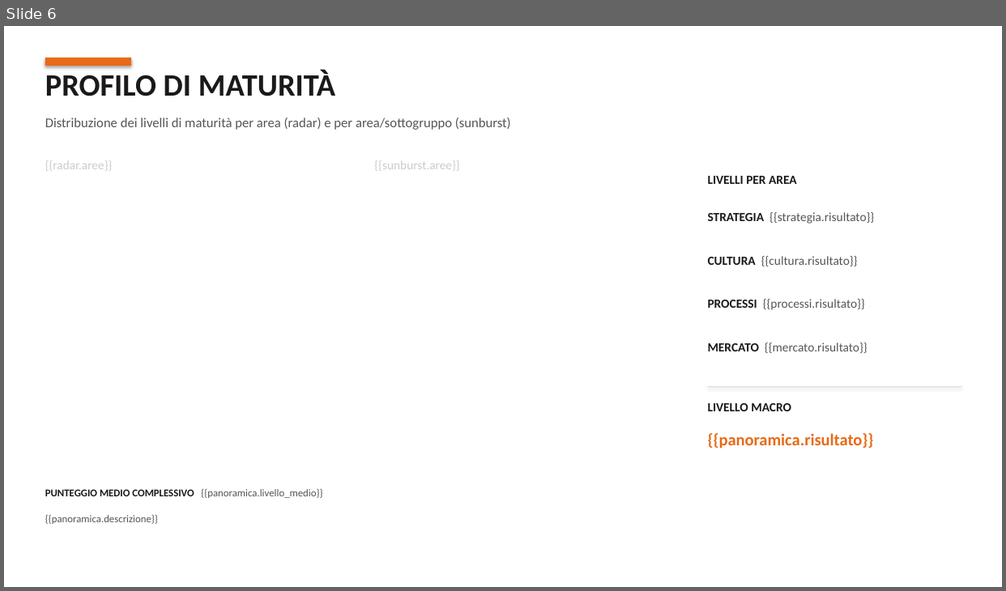
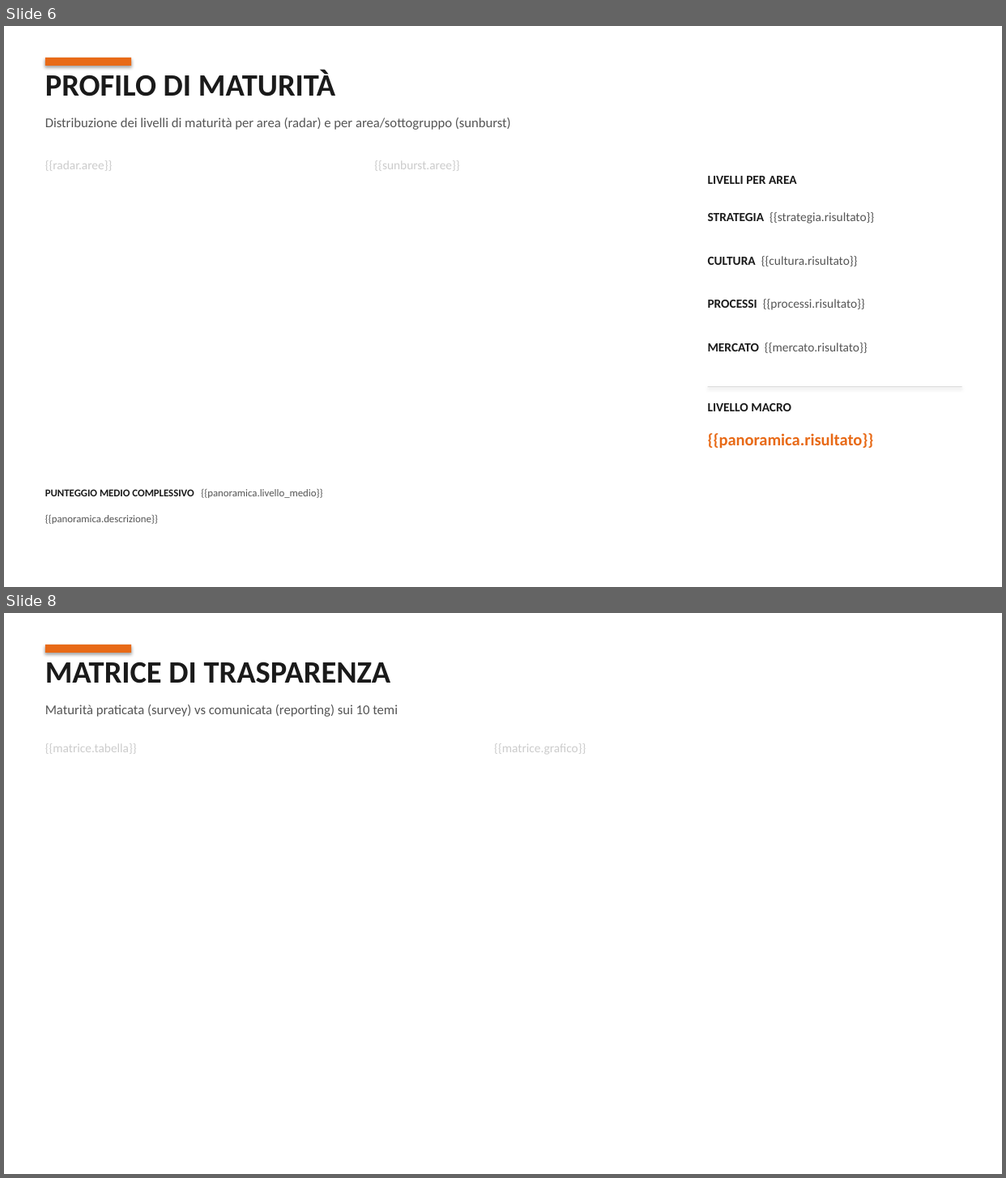
Before and after one commit to Frenz86/OsservatorioGalactica, a slide deck: mod1/template_esempio.pptx. Shown one above the other, each under a label of ours: slide 6 before the commit, slides 6 and 8 after it; the slides between them are not shown. The pictures are 1006x591 and 1006x1178 pixels, drawn with LibreOffice and Linux fonts; fonts in the diff are those of the drawing. Boxes give left, top, right and bottom in pixels: in the first picture for what was removed or moved away, otherwise in the second. Text is boxed around its words. In the diff, an @@ line names an element or a change of style, - is before the commit and + after.

```diff
--- a/mod1/template_esempio.pptx
+++ b/mod1/template_esempio.pptx
@@ slide 8 added at bbox=[4, 613, 1002, 1174], background #FFFFFF @@
@@ rectangle added at bbox=[45, 645, 131, 653], fill #E86A17 @@
@@ text added at bbox=[45, 662, 390, 683], 30 pt, text #1A1A1A, bold @@
+MATRICE DI TRASPARENZA
@@ text added at bbox=[45, 705, 398, 717], 13 pt, text #555555 @@
+Maturità praticata (survey) vs comunicata (reporting) sui 10 temi
@@ text added at bbox=[45, 743, 137, 754], 12 pt, text #CCCCCC @@
+{{matrice.tabella}}
@@ text added at bbox=[494, 743, 586, 754], 12 pt, text #CCCCCC @@
+{{matrice.grafico}}
```
Also in this commit, not shown: 3 other slides added, 12 other files.
